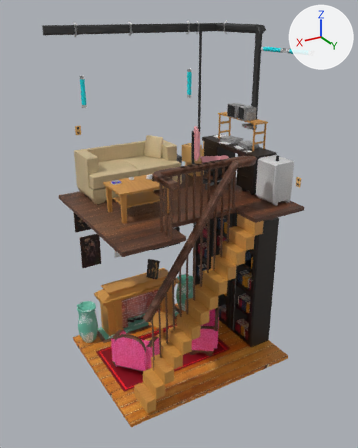
The Blender file imagenes_referencia/cuarto_1_2.blend, before and after one commit.
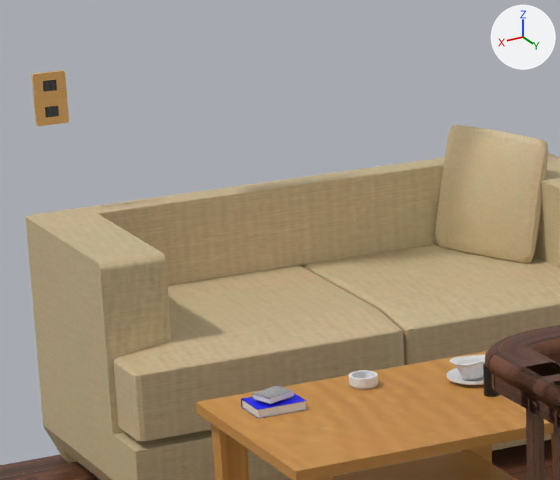
The first picture shows the older version from a 50 mm lens placed at (6.26, 14.79, 9.14), pointed at (0.14, 4.59, 4.04). The close-ups show both versions on the part from 19% to 46% of the width and 25% to 44% of the height of that picture; other places that the commit changed are outside them. The lights are fixed; the arrows at upper right show +X, +Y and +Z.

The scene before the commit, as lines of its bpy script (objects in view):
```python
ob_barandal = bpy.data.objects.new('Barandal', me_cube_035)
ob_barandal.location = (1.392, 6.336, 5.759)
ob_barandal.rotation_euler = (0.0, 0.0, 3.142)  # degrees (0, 0, 180)
ob_barandal.scale = (0.0738, 0.151, 0.0806)
ob_cojin = bpy.data.objects.new('Cojin', me_cube_043)
ob_cojin.location = (-0.087, 2.835, 5.671)
ob_cojin.rotation_euler = (0.0, -0.257, 0.425)  # degrees (0, -15, 24)
ob_cojin.scale = (0.0243, 0.289, 0.289)
ob_cube_005 = bpy.data.objects.new('Cube.005', me_cube_054)
ob_cube_005.location = (1.315, 4.316, 5.388)
ob_cube_005.scale = (0.0596, 0.0596, 0.0312)
ob_cube_007 = bpy.data.objects.new('Cube.007', me_cube_060)
ob_cube_007.location = (0.897, 4.482, 5.416)
ob_cube_007.scale = (0.0359, 0.0359, 0.0359)
ob_libro_azul = bpy.data.objects.new('libro_azul', me_cube_045)
ob_libro_azul.location = (1.758, 4.399, 5.391)
ob_libro_azul.scale = (0.108, 0.0816, 0.0183)
ob_libro_gris = bpy.data.objects.new('libro_gris', me_cube_046)
ob_libro_gris.location = (1.758, 4.399, 5.431)
ob_libro_gris.rotation_euler = (0.0, 0.0, 0.35)  # degrees (0, 0, 20)
ob_libro_gris.scale = (0.0683, 0.0515, 0.0116)
# also in view: 'piso_superior' at (0.09, 4.44, 4.58); 'Cube.037' at (1.91, 2.46, 6.29); 'mesa' at (1.32, 4.64, 4.99); 'Sofa' at (0.78, 3.03, 5.19)
```
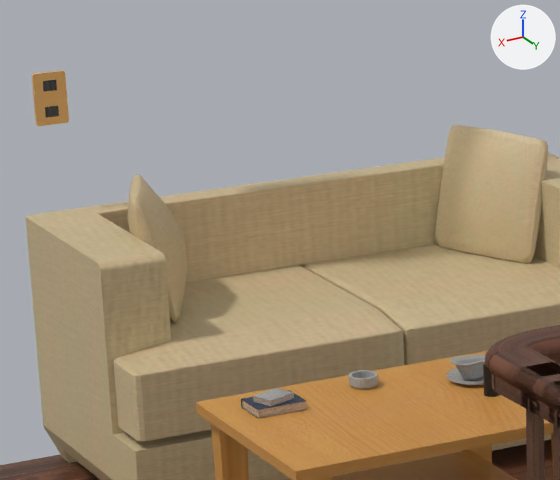
Edits to the bpy script that builds the scene:
```text
Change mat_libro_2:
    remove mat_libro_2.base_color = (0.0, 0.0025, 1.0)  # blue #0008ff
    add mat_libro_2.texture = img_cuero_azul_png
Change mat_papel_1:
    remove mat_papel_1.base_color = (0.8, 0.8, 0.8)  # white #e7e7e7
    add mat_papel_1.texture = img_hojas_png
Add mat_porcelana:
    mat_porcelana = principled_material('Porcelana')
    mat_porcelana.texture = img_yeso_png
Change me_cube_054:
    where me_cube_054.from_pydata(...)  # 216 vertices, 194 faces; spans x -1.0..1.0, y -1.0..1.0, z -1.0..1.0
    add me_cube_054.materials.append(mat_porcelana)  # picture img_yeso_png
Change me_cube_060:
    where me_cube_060.from_pydata(...)  # 327 vertices, 310 faces; spans x -3.22..2.58, y -1.59..1.59, z -1.0..1.32
    add me_cube_060.materials.append(mat_porcelana)  # picture img_yeso_png
Change ob_libro_gris:
    ob_libro_gris.location: (1.758, 4.399, 5.431) -> (1.758, 4.399, 5.421)
Add ob_cojin_001:
    ob_cojin_001 = bpy.data.objects.new('Cojin.001', me_cube_043.copy())  # the mesh of ob_cojin
    ob_cojin_001.location = (1.627, 2.878, 5.666)
    ob_cojin_001.rotation_euler = (1.618, 0.253, -0.39)  # degrees (93, 14, -22)
    ob_cojin_001.scale = (0.0243, 0.289, 0.289)
```

Where the change shows, as pixel boxes [x1, y1, x2, y2] in the close-ups (560 x 480 px):
'Cojin.001', added (brown): after [127, 174, 187, 323]
'libro_azul', surface changed: [241, 390, 307, 418] in both
'Cube.007', recoloured: [450, 354, 485, 380] in both
'libro_gris', surface changed, moved (grey to brown): before [252, 385, 294, 404]; after [252, 388, 294, 407]
'Cube.005', recoloured: [349, 370, 378, 390] in both
